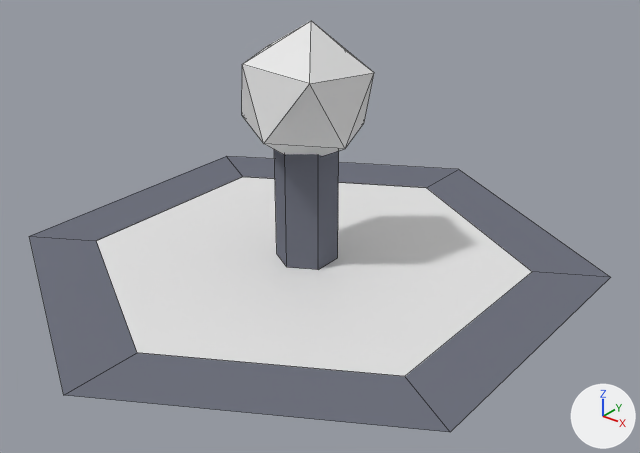
What one commit did to the Blender file automancy/models/tiles/files/node.blend.
Camera for both pictures: a 50 mm lens placed at (1.71, -2.06, 1.41), pointed at (0.11, -0.06, 0.17). Arrows for +X, +Y and +Z are at lower right; the lights stay in place. Mesh edges are drawn as thin lines.

The first picture shows '0-base', '1-top', '3-support', '4-core.001'.
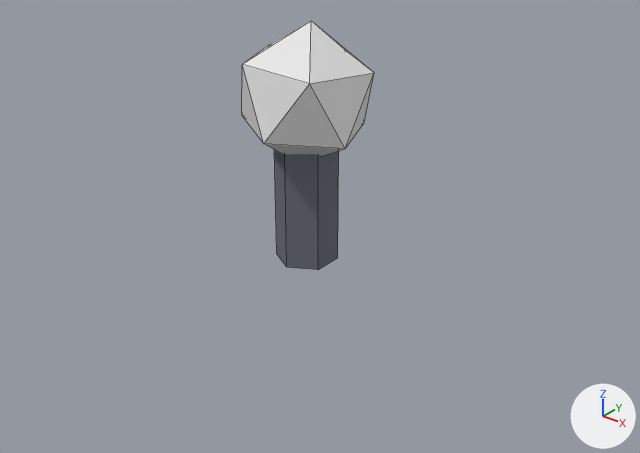
Boxes (x1, y1, x2, y2) around the edits, measured in the pictures (640 x 453 px):
'1-top', deleted
    before: (97, 177, 532, 377)
'0-base', deleted
    before: (29, 156, 611, 432)

Edits to the bpy script that builds the scene:
```text
Remove ob_1_top:
    ob_1_top = bpy.data.objects.new('1-top', me_cylinder_005)
    ob_1_top.location = (0.0, 0.0, 0.0)
Remove ob_0_base:
    ob_0_base = bpy.data.objects.new('0-base', me_cylinder_004)
    ob_0_base.location = (0.0, 0.0, 0.0)
```
